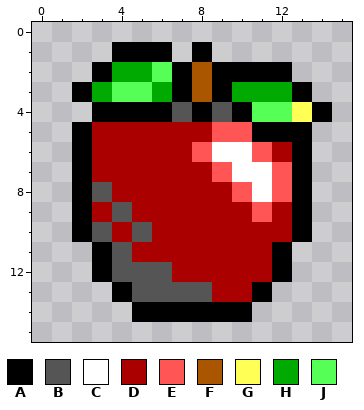
Two states of a pixel-art file, resources/sprites/original/inventory/inventory-apple.ase. The picture above is the old version.
16x16 pixels, 1 frame. Pixels under 10% opacity are left out.
Palette (. is transparent): A #000000  B #555555  C #ffffff  D #aa0000  E #ff5555  F #aa5500  G #ffff55  H #00aa00  J #55ff55
Pixels before, first column x 2:
 1 ..AAA.A......
 2 .AHHJAFAAAA..
 3 AHJJHAFAHHHA.
 4 .AAAABABAJJGA
 5 ADDDDDDEEAAA.
 6 ADDDDDECCEDA.
 7 ADDDDDDECCEA.
 8 ABDDDDDDECEA.
 9 ADBDDDDDDEDA.
10 ABDBDDDDDDDA.
11 .ABDDDDDDDA..
12 .ABBBDDDDDA..
13 ..ABBBBDDA...
14 ...AAAAAA....
The same view after the edit:
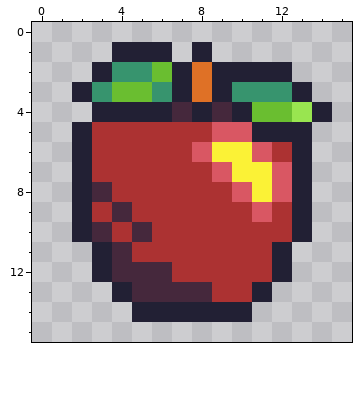
From old to new:
colour A: #000000 -> #222034
colour B: #555555 -> #45283c
colour C: #ffffff -> #fbf236
colour D: #aa0000 -> #ac3232
colour E: #ff5555 -> #d95763
colour F: #aa5500 -> #df7126
colour G: #ffff55 -> #99e550
colour H: #00aa00 -> #37946e
colour J: #55ff55 -> #6abe30
Changed places in both pictures, as pixel boxes (x1, y1, x2, y2):
changed: (72, 42, 332, 322)
